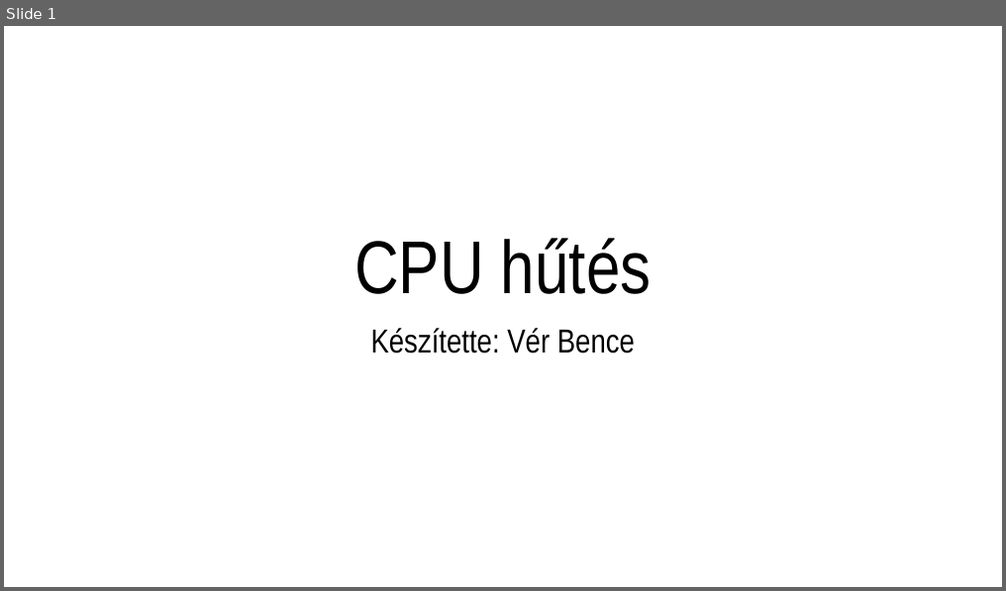
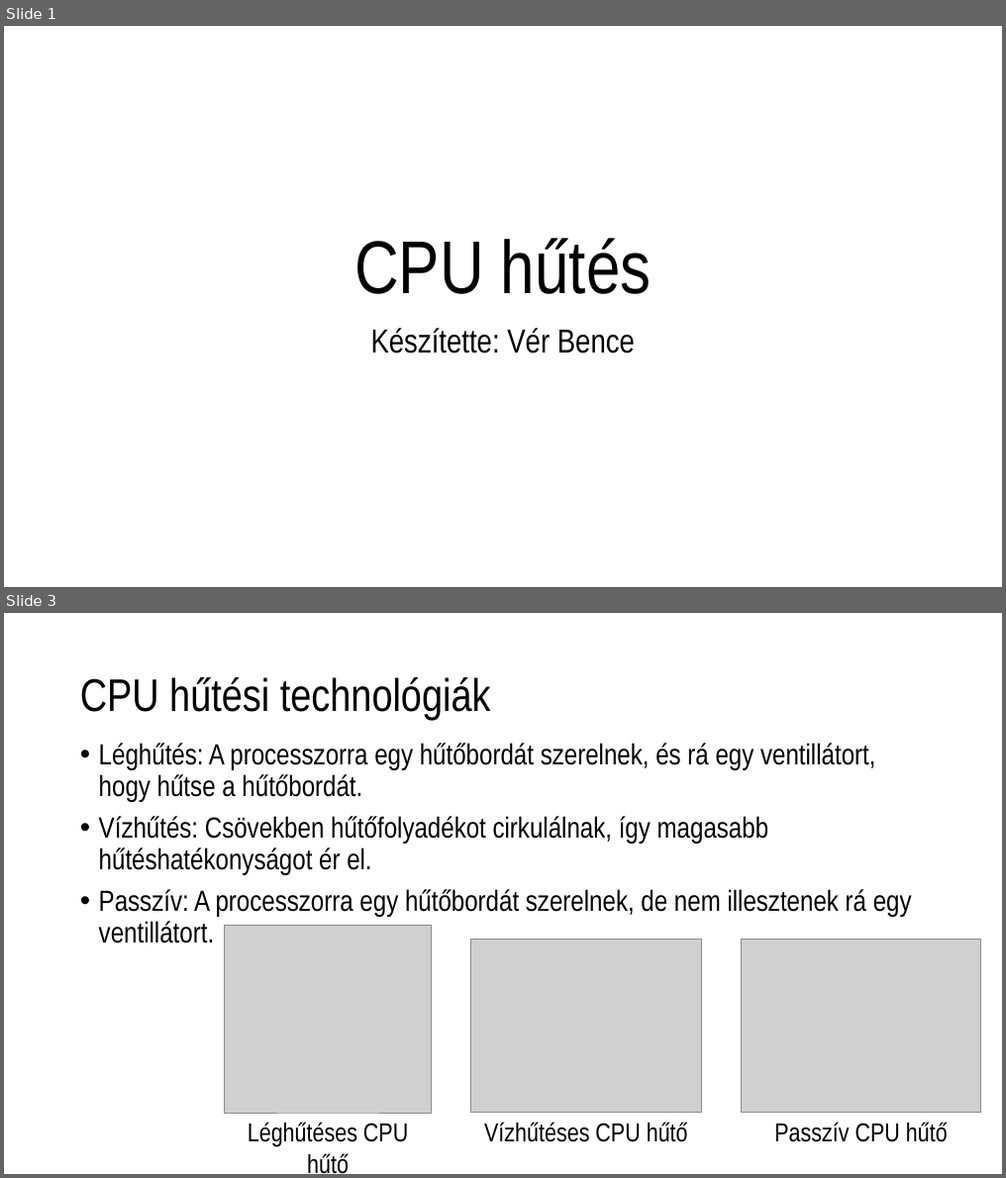
Before and after one commit to verbence/ppt-2022, a slide deck: cpuhutes.pptx. Shown one above the other, each under a label of ours: slide 1 before the commit, slides 1 and 3 after it; the slides between them are not shown. The pictures are 1006x591 and 1006x1178 pixels, drawn with LibreOffice and Linux fonts; fonts in the diff are those of the drawing; grey boxes stand for pictures. Boxes give left, top, right and bottom in pixels: in the first picture for what was removed or moved away, otherwise in the second. Text is boxed around its words. In the diff, an @@ line names an element or a change of style, - is before the commit and + after.

```diff
--- a/cpuhutes.pptx
+++ b/cpuhutes.pptx
@@ slide 3 added at (4,613,1002,1174), background #FFFFFF @@
@@ title added at (80,677,491,720), 44 pt, text #000000 @@
+CPU hűtési technológiák
@@ text added at (99,743,912,944), 28 pt, text #000000 @@
+• Léghűtés: A processzorra egy hűtőbordát szerelnek, és rá egy ventillátort, hogy hűtse a hűtőbordát.
+• Vízhűtés: Csövekben hűtőfolyadékot cirkulálnak, így magasabb hűtéshatékonyságot ér el.
+• Passzív: A processzorra egy hűtőbordát szerelnek, de nem illesztenek rá egy ventillátort.
@@ picture added at (225,925,432,1113) @@
@@ picture added at (470,940,701,1112) @@
@@ picture added at (741,940,981,1112) @@
@@ text added at (248,1122,408,1174), 25 pt, text #000000 @@
+Léghűtéses CPU hűtő
@@ text added at (484,1122,688,1143), 25 pt, text #000000 @@
+Vízhűtéses CPU hűtő
@@ text added at (774,1122,947,1143), 25 pt, text #000000 @@
+Passzív CPU hűtő
```
Also in this commit, not shown: 2 slides changed, 1 other slide added, 2 slides removed.
